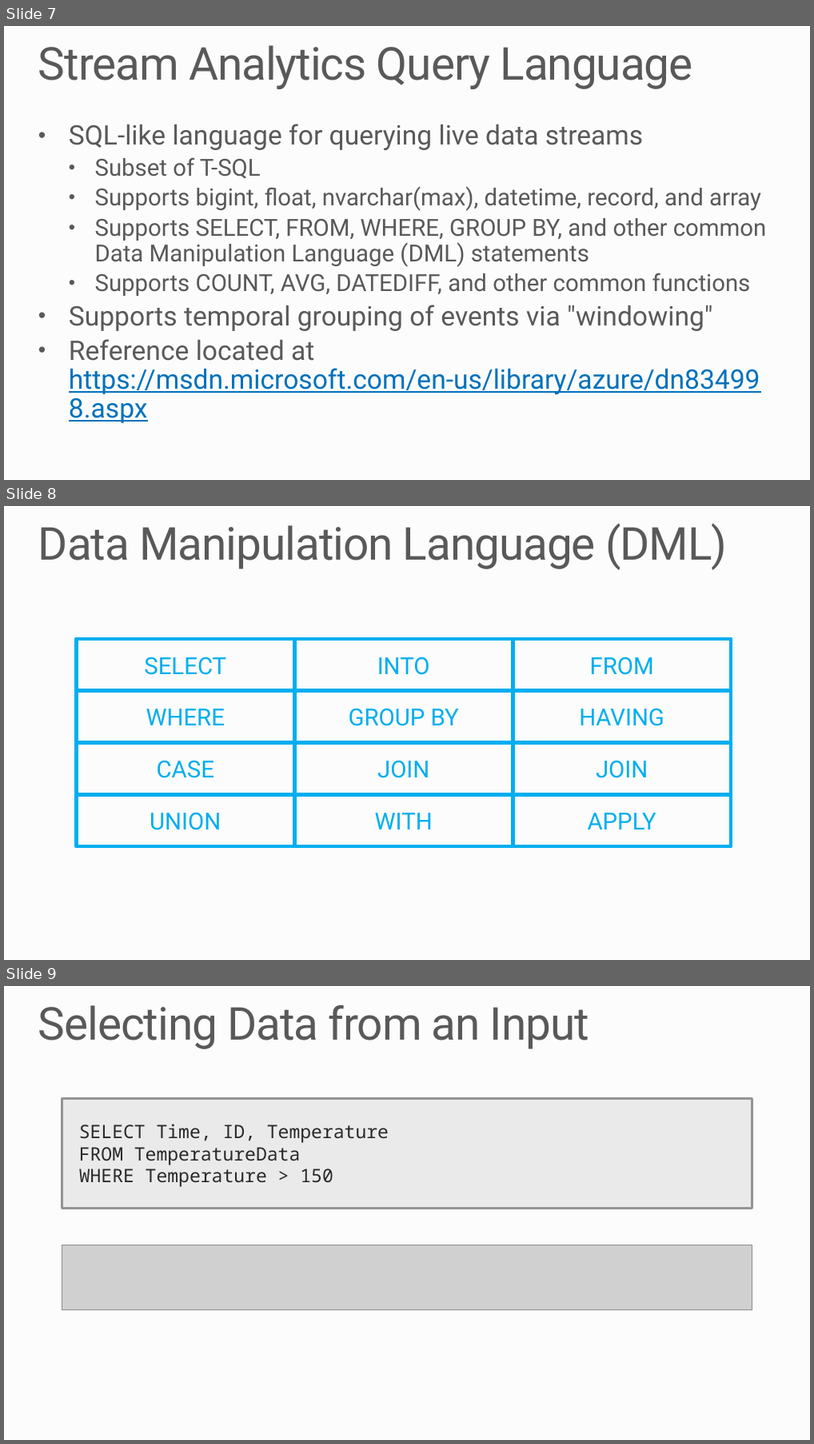
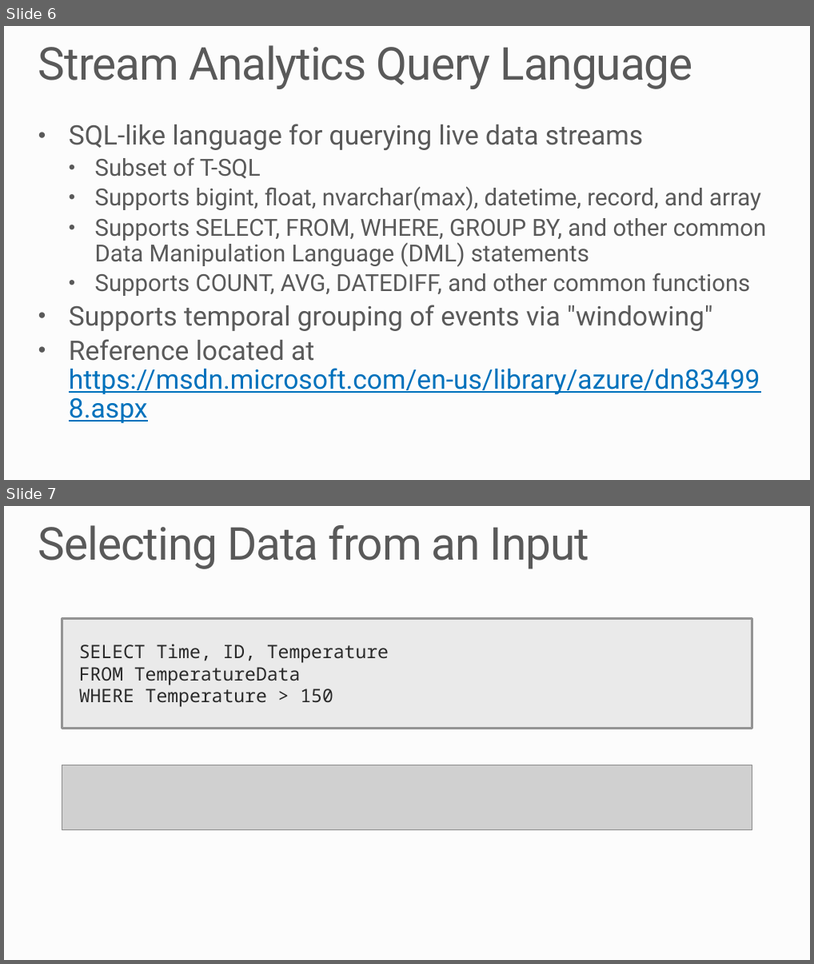
Before and after one commit to MSRConnections/Azure-training-course, a slide deck: Content/Stream Analytics/Azure Stream Analytics.pptx. Shown one above the other, each under a label of ours: slides 7, 8 and 9 before the commit, slides 6 and 7 after it. The pictures are 814x1444 and 814x964 pixels, drawn with LibreOffice and Linux fonts; fonts in the diff are those of the drawing; grey boxes stand for pictures; background and template pictures are left out. Boxes give left, top, right and bottom in pixels: in the first picture for what was removed or moved away, otherwise in the second. Text is boxed around its words. In the diff, an @@ line names an element or a change of style, - is before the commit and + after.

Commit message:
Edited slides

```diff
--- a/Content/Stream Analytics/Azure Stream Analytics.pptx
+++ b/Content/Stream Analytics/Azure Stream Analytics.pptx
@@ slide 8 removed at <box>4,506,810,960</box>, background #FCFCFC @@
@@ title removed at <box>38,524,727,570</box> @@
-Data Manipulation Language (DML)
@@ rectangle removed at <box>76,639,294,691</box> @@
-SELECT
@@ rectangle removed at <box>295,639,514,691</box> @@
-INTO
@@ rectangle removed at <box>514,639,732,691</box> @@
-FROM
@@ rectangle removed at <box>76,691,294,743</box> @@
-WHERE
@@ rectangle removed at <box>295,691,514,743</box> @@
-GROUP BY
@@ rectangle removed at <box>514,691,732,743</box> @@
-HAVING
@@ rectangle removed at <box>76,743,294,795</box> @@
-CASE
@@ rectangle removed at <box>295,743,514,795</box> @@
-JOIN
@@ rectangle removed at <box>514,743,732,795</box> @@
-JOIN
@@ rectangle removed at <box>76,795,294,847</box> @@
-UNION
@@ rectangle removed at <box>295,795,514,847</box> @@
-WITH
@@ rectangle removed at <box>514,795,732,847</box> @@
-APPLY
@@ what was slide 7 is now slide 6 @@
@@ what was slide 9 is now slide 7 @@
```
Also in this commit, not shown: 2 other slides removed.
